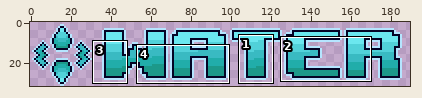
Two states of a pixel-art file, Aseprite/title_water.aseprite. Above: a wide view before the commit, with the close-up outlined.
Close-up. Before:
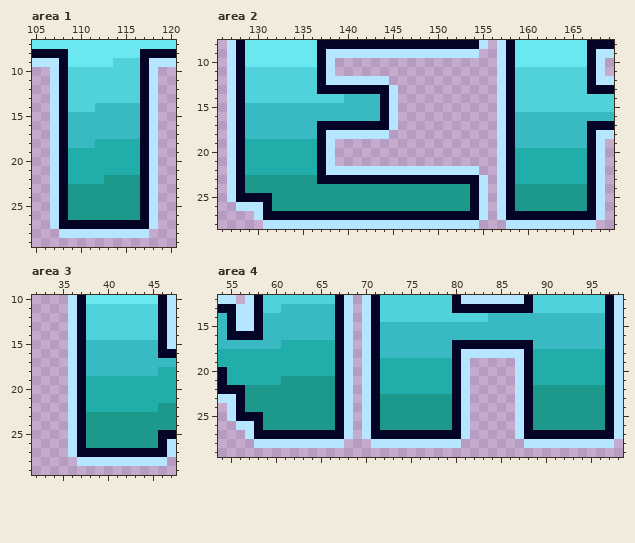
192x32 pixels, 1 frame. Shown: area 1: x 105..120, y 7..29; area 2: x 126..169, y 8..28; area 3: x 32..47, y 10..29; area 4: x 54..98, y 12..29. The wide view leaves out empty margins. The commit also changed other parts of the picture, which this record leaves out.
The result:
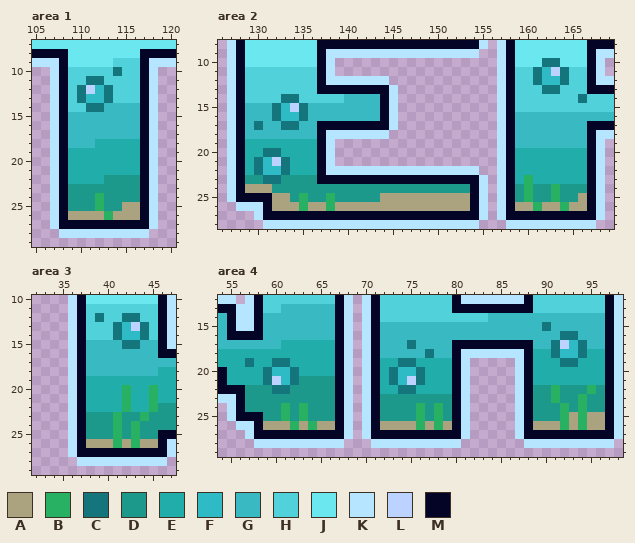
Palette (. is transparent): A #aba380  B #28b063  C #15757d  D #1c998a  E #21adaa  F #2fbbc6  G #39bac2  H #51d1d9  J #6be7ef  K #b5e5ff  L #bcd2ff  M #040426
Diff:
layer "Layer 2" added
Area 1, layer "Layer 2":
Colour D becomes colour A in row 25 at x 115 to 116; in row 26 at x 109 to 112 and 114 to 116.
Colour D becomes colour B in rows 24 to 25 at x 112; in row 26 at x 113.
Colour G becomes colour C in row 14 at x 112.
Colour H becomes colour C in row 10 at x 114; in row 11 at x 111 to 112; in rows 12 to 13 at x 110 and 113; in row 14 at x 111.
Colour H becomes colour F in row 12 at x 112; in row 13 at x 111 to 112.
Colour H becomes colour L in row 12 at x 111.
Area 2, layer "Layer 2":
Colour D becomes colour A in row 24 at x 129 to 131; in row 25 at x 132 to 133, 144 to 153 and 166; in row 26 at x 132 to 134, 136 to 137, 139 to 153, 159 to 160, 162 to 163 and 165 to 166.
Colour D becomes colour B in row 24 at x 160 and 163; in row 25 at x 135, 138, 160 and 163; in row 26 at x 135, 138, 161 and 164.
Colour E becomes colour B in row 23 at x 160.
Colour D becomes colour C in row 23 at x 131 to 132.
Colour E becomes colour C in row 20 at x 131 to 132; in rows 21 to 22 at x 130 and 133.
Colour G becomes colour C in rows 15 to 16 at x 132 and 135; in row 17 at x 130 and 133 to 134.
Colour H becomes colour C in rows 11 to 12 at x 161 and 164; in row 13 at x 162 to 163; in row 14 at x 133 to 134 and 166.
Colour J becomes colour C in row 10 at x 162 to 163.
Colour E becomes colour F in row 21 at x 131; in row 22 at x 131 to 132.
Colour G becomes colour F in row 15 at x 133; in row 16 at x 133 to 134.
Colour H becomes colour F in row 11 at x 162; in row 12 at x 162 to 163.
Colour E becomes colour L in row 21 at x 132.
Colour G becomes colour L in row 15 at x 134.
Colour H becomes colour L in row 11 at x 163.
Area 3, layer "Layer 2":
Colour D becomes colour A in row 26 at x 38 to 40, 42 and 44 to 45.
Colour D becomes colour B in row 23 at x 41 and 44; in rows 24 to 26 at x 41 and 43.
Colour E becomes colour B in rows 20 to 22 at x 42 and 45.
Colour G becomes colour C in row 15 at x 42 to 43.
Colour H becomes colour C in row 12 at x 39 and 42 to 43; in rows 13 to 14 at x 41 and 44.
Colour H becomes colour F in row 13 at x 42; in row 14 at x 42 to 43.
Colour H becomes colour L in row 13 at x 43.
Area 4, layer "Layer 2":
Colour D becomes colour A in row 25 at x 93 and 95 to 96; in row 26 at x 59 to 61, 63, 65 to 66, 72 to 75, 77, 79, 89 to 91, 93 and 95 to 96.
Colour D becomes colour B in row 22 at x 91 and 95; in row 23 at x 91 and 94; in rows 24 to 25 at x 61, 63, 76, 78, 92 and 94; in row 26 at x 62, 64, 76, 78, 92 and 94.
Colour D becomes colour C in row 21 at x 62; in row 22 at x 60 to 61.
Colour E becomes colour C in row 18 at x 91 and 94; in row 19 at x 57, 60 to 61, 74 to 75 and 92 to 93; in row 20 at x 59, 62, 73 and 76; in row 21 at x 59, 73 and 76; in row 22 at x 74 to 75.
Colour G becomes colour C in row 15 at x 90; in row 16 at x 92 to 93; in row 17 at x 75, 91 and 94; in row 18 at x 77.
Colour D becomes colour F in row 21 at x 61.
Colour E becomes colour F in row 18 at x 92 to 93; in row 20 at x 60 to 61 and 74 to 75; in row 21 at x 74.
Colour G becomes colour F in row 17 at x 93.
Colour E becomes colour L in row 21 at x 60 and 75.
Colour G becomes colour L in row 17 at x 92.
